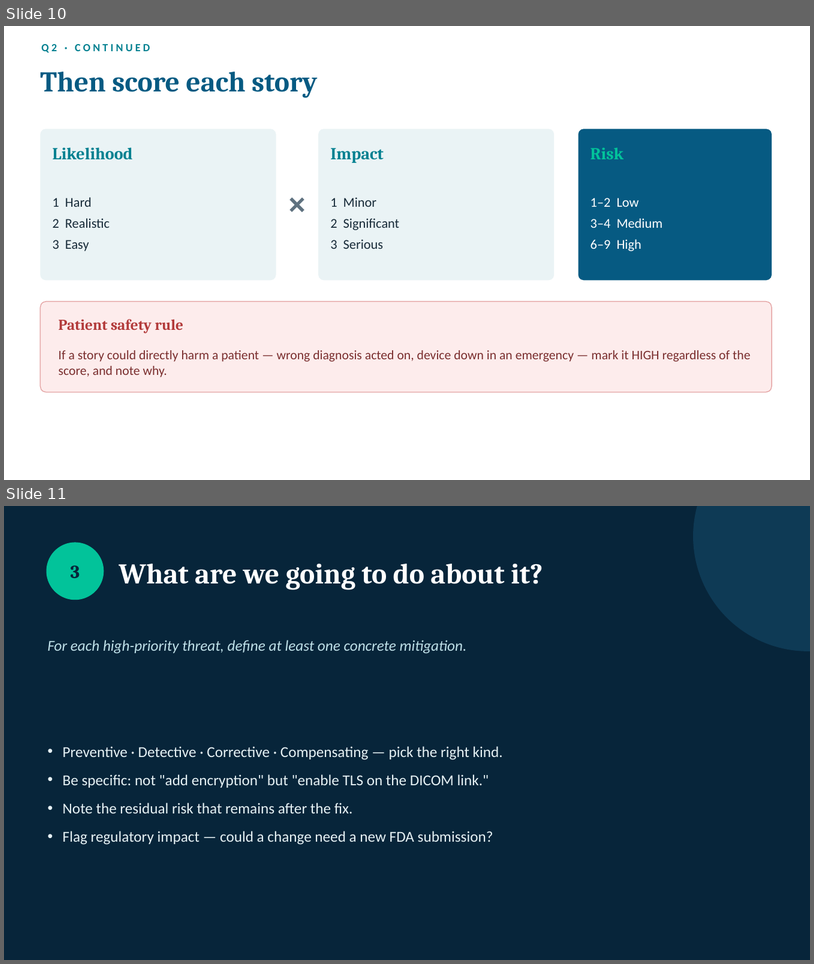
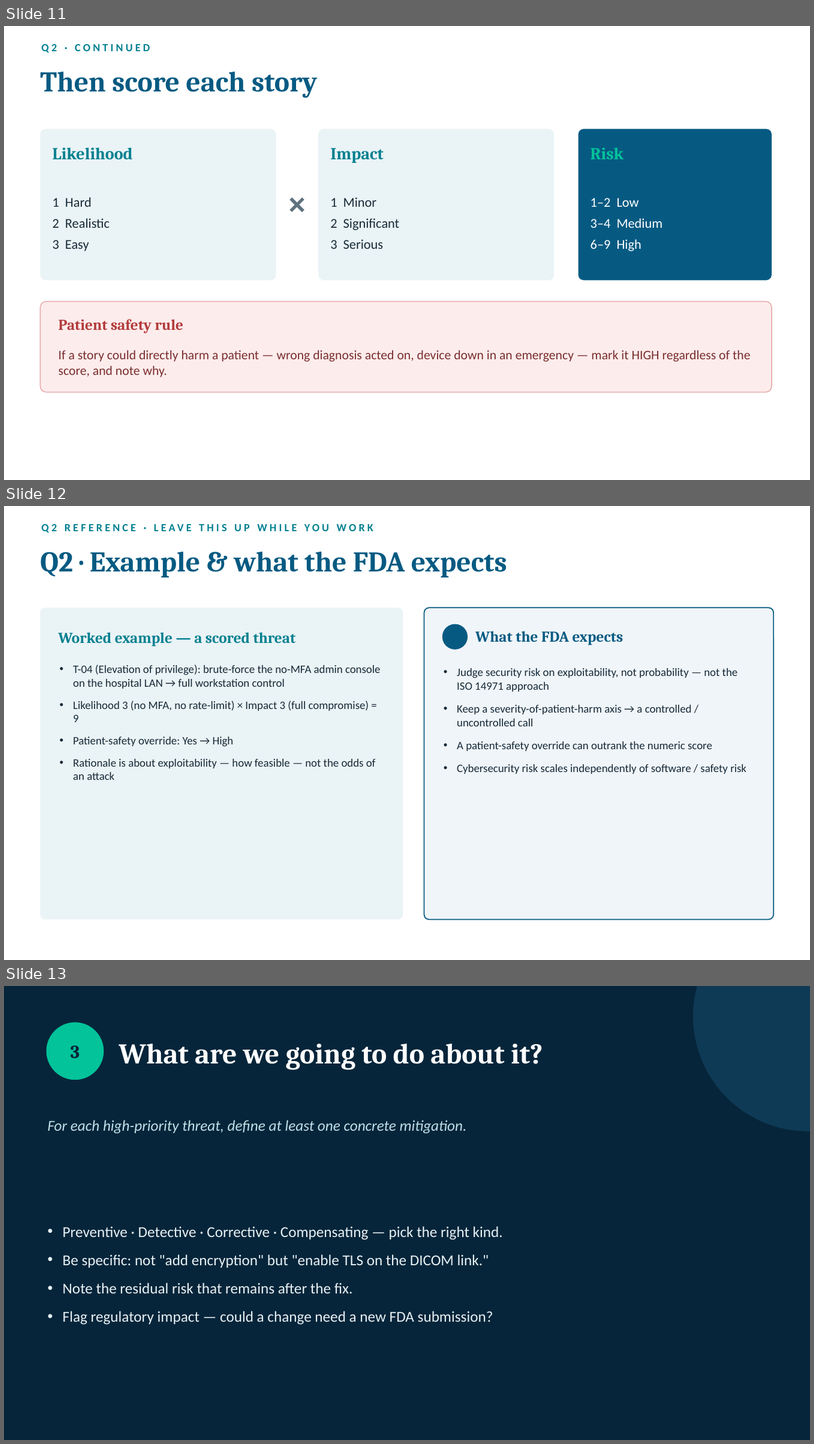
Before and after one commit to futik/threat-modeling-workshop, a slide deck: slides/workshop-intro-slides.pptx. Shown one above the other, each under a label of ours: slides 10 and 11 before the commit, slides 11, 12 and 13 after it. The pictures are 814x964 and 814x1444 pixels, drawn with LibreOffice and Linux fonts; fonts in the diff are those of the drawing. Boxes give left, top, right and bottom in pixels: in the first picture for what was removed or moved away, otherwise in the second. Text is boxed around its words. In the diff, an @@ line names an element or a change of style, - is before the commit and + after.

Commit message:
Add per-Q reference slides: worked example + FDA expectations (18 slides)

```diff
--- a/slides/workshop-intro-slides.pptx
+++ b/slides/workshop-intro-slides.pptx
@@ slide 12 added at <box>4,506,810,960</box>, background #FFFFFF @@
@@ text added at <box>41,524,374,533</box>, 13 pt, text #028090, bold @@
+Q2 REFERENCE · LEAVE THIS UP WHILE YOU WORK
@@ text added at <box>40,552,507,577</box>, 34 pt, text #065A82, bold @@
+Q2 · Example & what the FDA expects
@@ rounded rectangle added at <box>40,607,403,919</box>, fill #EAF3F5 @@
@@ rounded rectangle added at <box>425,607,774,919</box>, fill #F0F5F9, outline #065A82 1.25 pt @@
@@ ellipse added at <box>443,624,468,649</box>, fill #065A82 @@
@@ text added at <box>476,631,624,645</box>, 18 pt, text #065A82, bold @@
+What the FDA expects
@@ text added at <box>59,632,296,646</box>, 18 pt, text #028090, bold @@
+Worked example — a scored threat
@@ text added at <box>73,664,381,780</box>, 13.5 pt, text #172A38 @@
+• T-04 (Elevation of privilege): brute-force the no-MFA admin console on the hospital LAN → full workstation control
+• Likelihood 3 (no MFA, no rate-limit) × Impact 3 (full compromise) = 9
+• Patient-safety override: Yes → High
+• Rationale is about exploitability — how feasible — not the odds of an attack
@@ text added at <box>457,668,747,774</box>, 13.5 pt, text #172A38 @@
+• Judge security risk on exploitability, not probability — not the ISO 14971 approach
+• Keep a severity-of-patient-harm axis → a controlled / uncontrolled call
+• A patient-safety override can outrank the numeric score
+• Cybersecurity risk scales independently of software / safety risk
@@ what was slide 10 is now slide 11 @@
@@ what was slide 11 is now slide 13 @@
```
Also in this commit, not shown: 3 other slides added, 1 other file.
